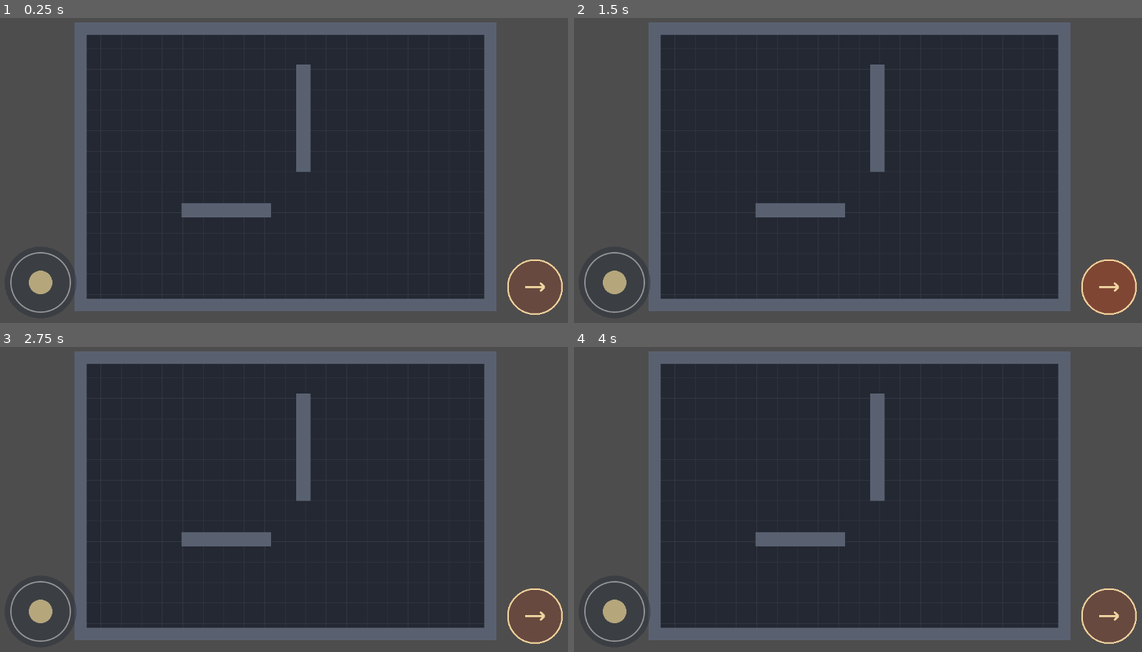
Above: before the commit, frames 1-4 (two rows, left to right).
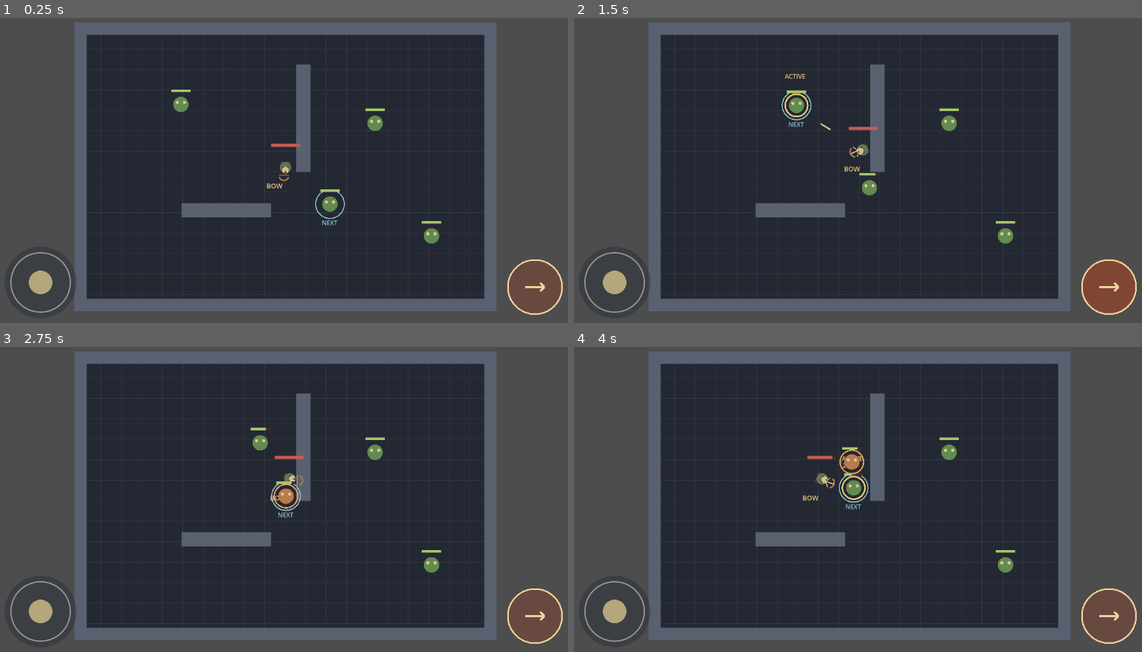
Above: after the commit, the same moments.

Repository: Jonty303/Project-Gauntlands
Game: Godot game, scene res://scenes/main.tscn
The game is run twice, just before and just after one commit, with the same random seed, the same clock (stepped at 60 frames per second) and the same inputs.
Inputs (mouse positions are in pixels of both pictures, inside the frame that each line leads up to):
- Up to frame 1 (0.25 s): no input
- Up to frame 2 (1.5 s): tap Enter (ui_accept) at 0.5 s; drag from (613, 283) to (920, 94) at 0.52 s; drag from (1107, 286) to (829, 234) at 1.27 s
- Up to frame 3 (2.75 s): move the mouse to (346, 423) at 2.02 s; hold D (move_right) from 2.03 s (still down); tap Q (target_previous) at 2.1 s
- Up to frame 4 (4 s): release D (move_right) at 2.75 s; drag from (829, 563) to (681, 444) at 2.77 s; move the mouse to (1034, 545) at 3.52 s; hold A (move_left) from 3.53 s (still down); hold Space (attack) from 3.53 s (still down); tap Enter (ui_accept) at 3.77 s

The runs differ from the first frame. In frame 1, 0.9% of the frame differs, in the area x 30-78%, y 23-75%; in frame 2, 1.0%; in frame 3, 0.9%; in frame 4, 1.0%, in the area x 40-78%, y 29-75%.
Error before the commit: Parse Error: Could not preload resource script "res://scripts/combat_sfx.gd". (res://scripts/player.gd:4)

Commit message:
Fix GDScript reserved keyword in synthesized audio generator

Diff:
--- a/scripts/combat_sfx.gd
+++ b/scripts/combat_sfx.gd
@@ -44,8 +44,8 @@
         var frequency := pitch * (1.0 - 0.45 * progress)
         phase += TAU * frequency / SAMPLE_RATE
         var noise := randf_range(-1.0, 1.0)
-        var signal := sin(phase) * 0.55 + noise * (0.65 if kind in ["swing", "hit", "wall"] else 0.15)
-        var sample := clampi(roundi(signal * envelope * 11000.0), -32768, 32767)
+        var waveform := sin(phase) * 0.55 + noise * (0.65 if kind in ["swing", "hit", "wall"] else 0.15)
+        var sample := clampi(roundi(waveform * envelope * 11000.0), -32768, 32767)
         bytes.encode_s16(i * 2, sample)
     var wav := AudioStreamWAV.new()
     wav.format = AudioStreamWAV.FORMAT_16_BITS
